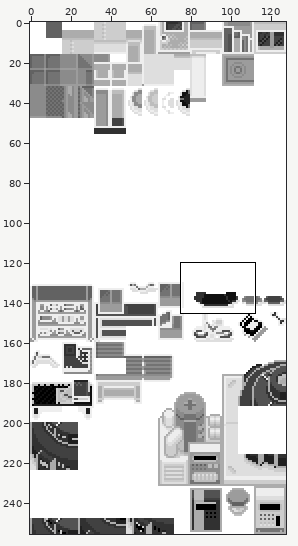
Two states of a sprite sheet, pokeemerald/data/tilesets/secondary/bike_shop/tiles.png. The picture above shows the old version from afar; the outline marks the close-up.
Close-up. First the earlier version:
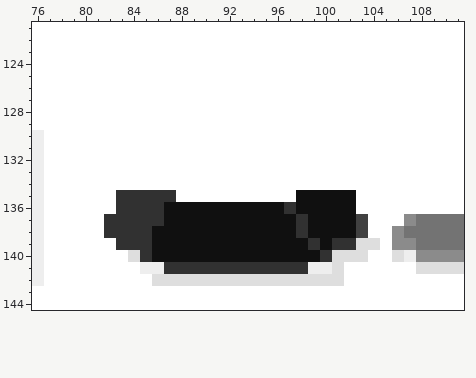
The file is 128x256 pixels. Shown: x 76..111, y 121..144.
The result:
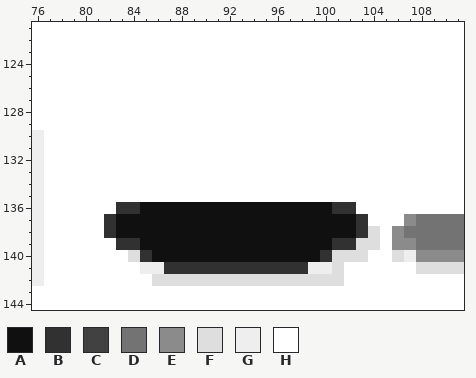
Palette (. is transparent): A #101010  B #313131  C #414141  D #737373  E #8b8b8b  F #dedede  G #eeeeee  H #ffffff
The edit:
@@ x 76..111 @@
 134 GHHHHHHHHHHHHHHHHHHHHHHHHHHHHHHHHHHH
-135 GHHHHHHBBBBBHHHHHHHHHHAAAAAHHHHHHHHH
-136 GHHHHHHBBBBAAAAAAAAAABAAAAAHHHHHHHHH
-137 GHHHHHBBBBBAAAAAAAAAAABAAAACHHHEDDDD
-138 GHHHHHBBBBAAAAAAAAAAAABAAAACHHEDDDDD
-139 GHHHHHHBBBAAAAAAAAAAAAABABBFFHEEDDDD
+135 GHHHHHHHHHHHHHHHHHHHHHHHHHHHHHHHHHHH
+136 GHHHHHHBBAAAAAAAAAAAAAAAABBHHHHHHHHH
+137 GHHHHHBAAAAAAAAAAAAAAAAAAAABHHHEDDDD
+138 GHHHHHBAAAAAAAAAAAAAAAAAAAABFHEDDDDD
+139 GHHHHHHBBAAAAAAAAAAAAAAAABBFFHEEDDDD
 140 GHHHHHHHFBAAAAAAAAAAAAAABFFFHHFGEEEE
